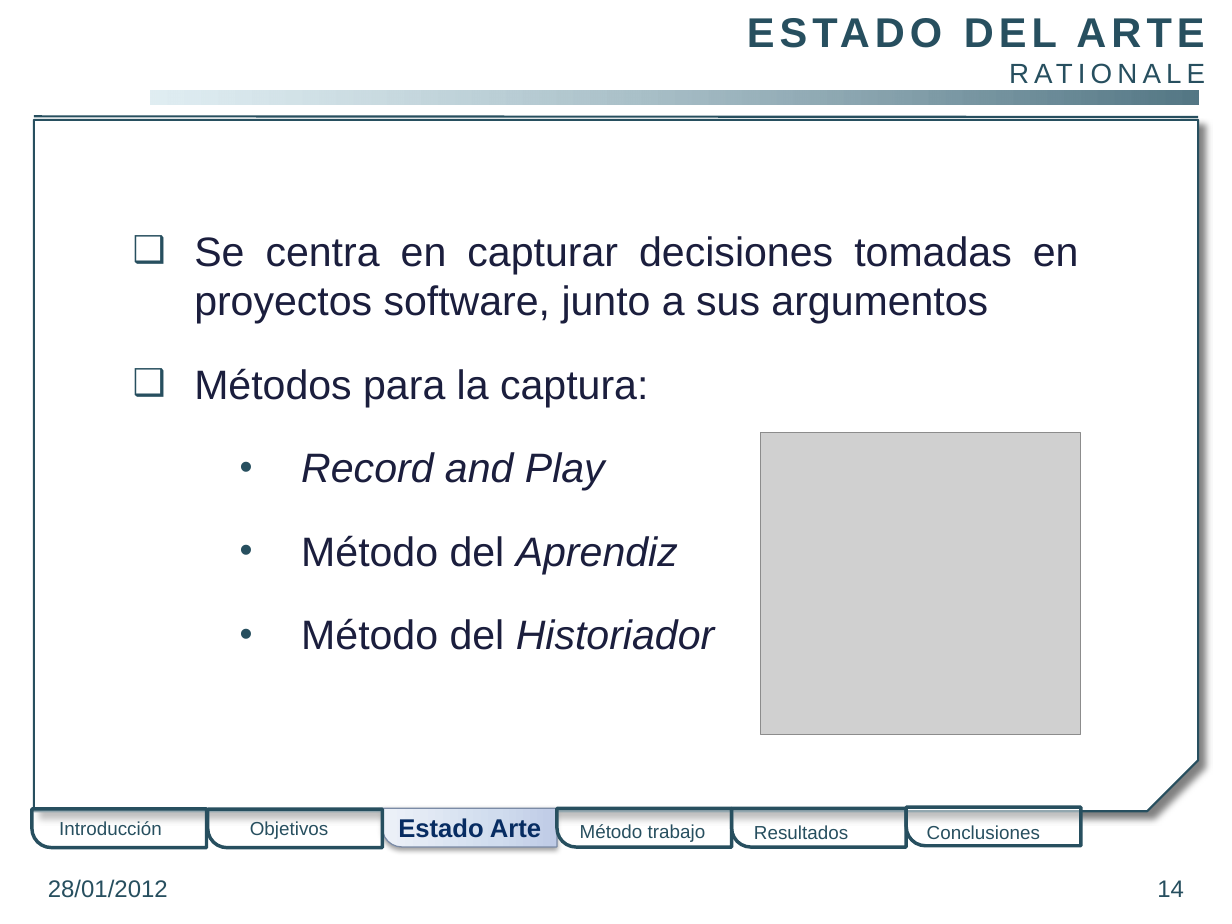
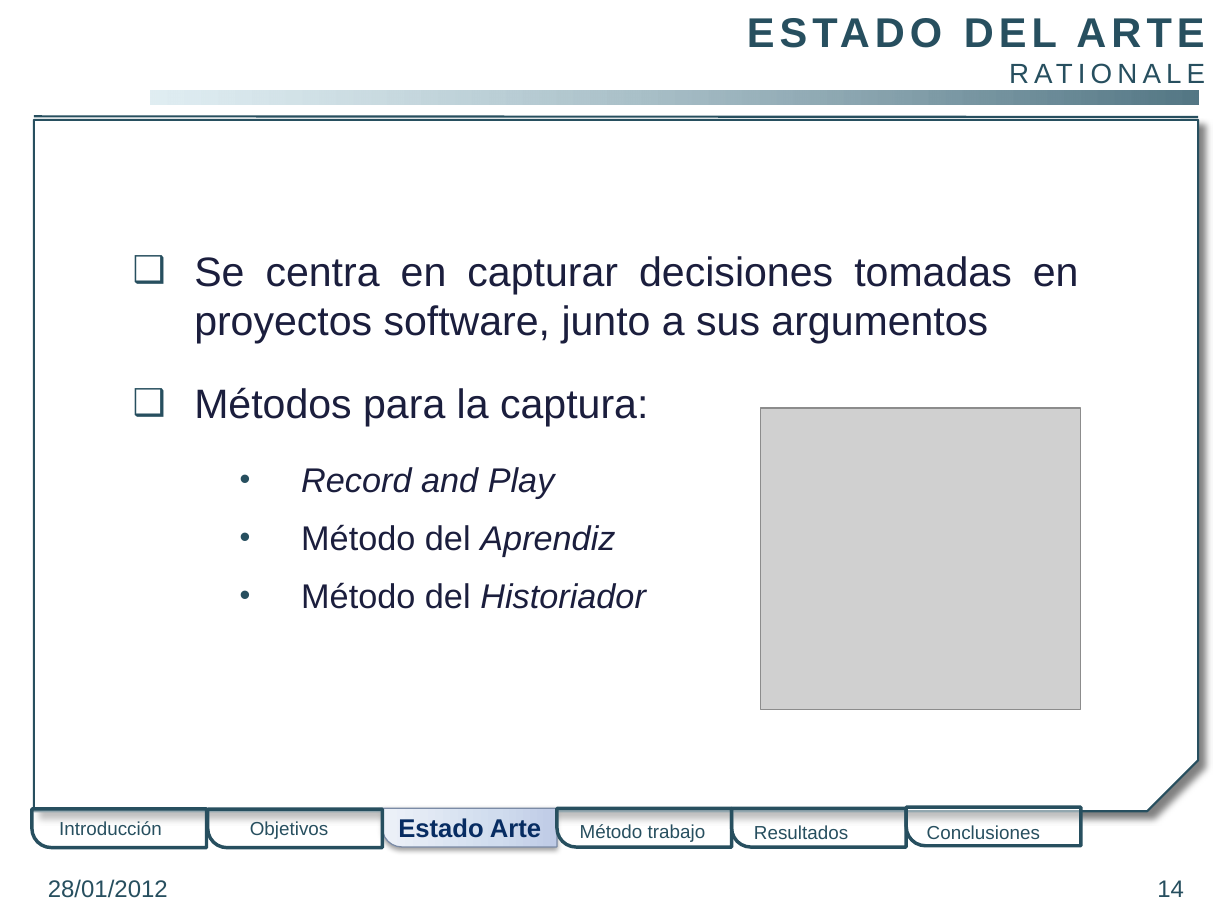
Before and after one commit to gangadhar001/repo-pfc, a slide deck: slide 14 of PFC/Presentacion/PresentacionPFC.pptx. Drawn at 1232x924 pixels with LibreOffice and Linux fonts; fonts in the diff are those of the drawing; grey boxes stand for pictures; background and template pictures are left out. Boxes give left, top, right and bottom in pixels: in the first picture for what was removed or moved away, otherwise in the second. Text is boxed around its words. In the diff, an @@ line names an element or a change of style, - is before the commit and + after.

```diff
--- a/PFC/Presentacion/PresentacionPFC.pptx
+++ b/PFC/Presentacion/PresentacionPFC.pptx
@@ text "Se centra en capturar decisiones ...": place and size @@
-text "Se centra en capturar decisiones ..." at <box>194,236,1079,650</box>
+text "Se centra en capturar decisiones ..." at <box>194,256,1079,609</box>
@@ picture: place and size @@
-picture at <box>760,432,1080,734</box>
+picture at <box>760,408,1080,710</box>
@@ text at <box>301,467,646,609</box>: size 24 to 20 pt in "Record and Play", "Método del Aprendiz", "Método del Historiador"; less space between paragraphs @@
```
Also in this commit, not shown: 23 other slides changed.
